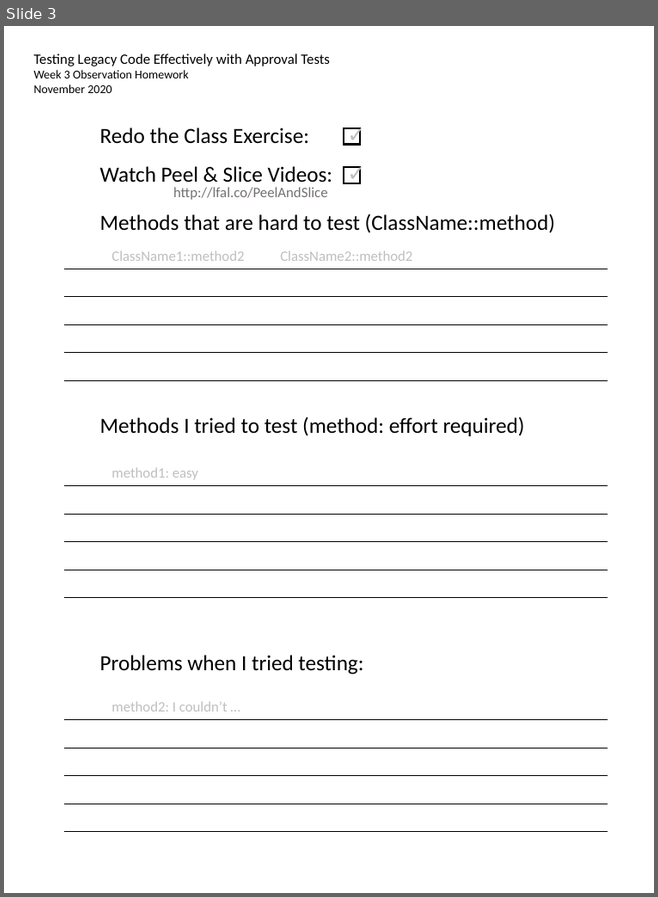
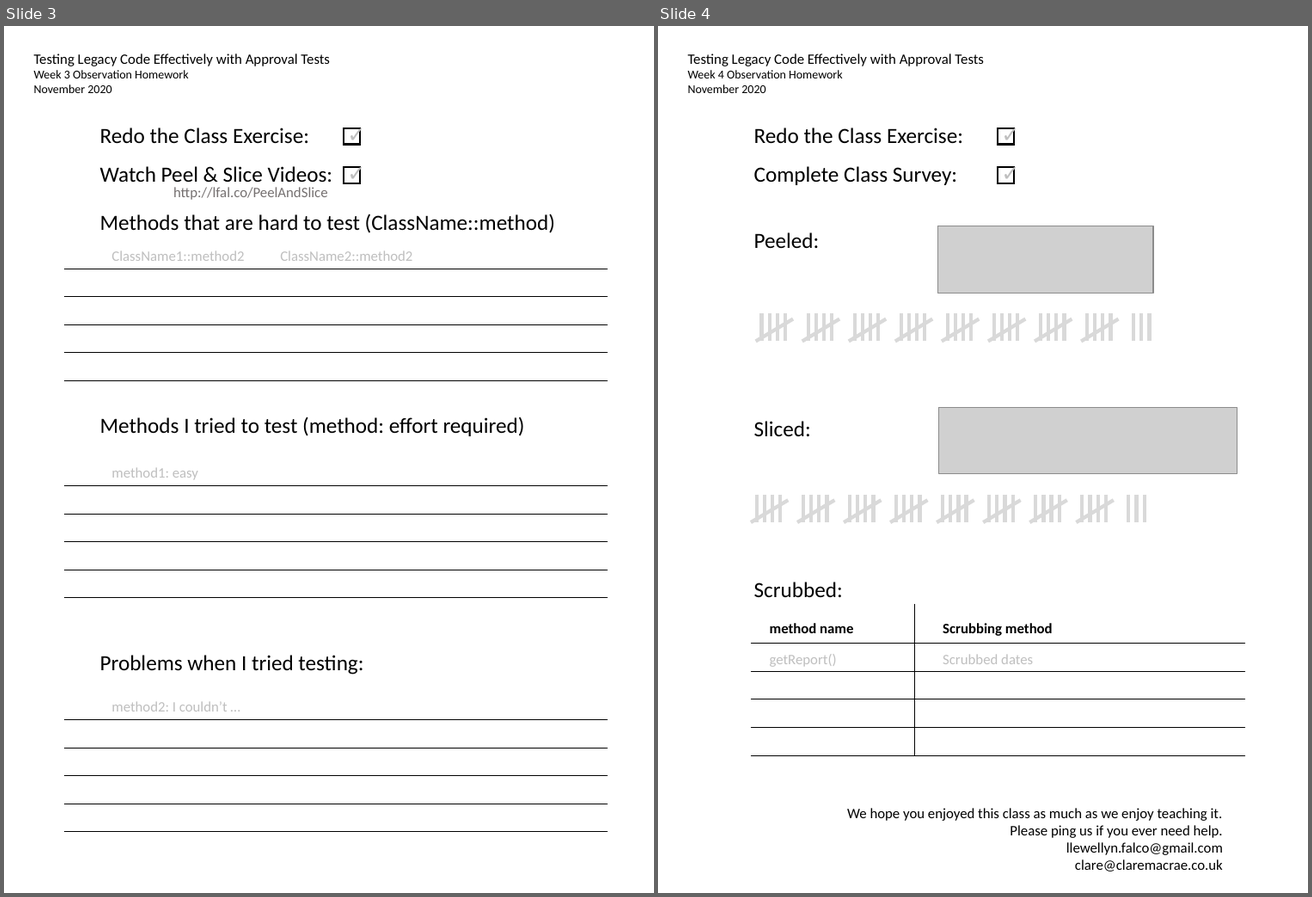
Before and after one commit to LearnWithLlew/TestingLegacyCodeCourse.slides, a slide deck: Homework Printouts.pptx. Shown side by side, each under a label of ours: slide 3 before the commit, slides 3 and 4 after it. The pictures are 658x897 and 1312x897 pixels, drawn with LibreOffice and Linux fonts; fonts in the diff are those of the drawing; grey boxes stand for pictures. Boxes give left, top, right and bottom in pixels: in the first picture for what was removed or moved away, otherwise in the second. Text is boxed around its words. In the diff, an @@ line names an element or a change of style, - is before the commit and + after.

Commit message:
Update week 4 homework

```diff
--- a/Homework Printouts.pptx
+++ b/Homework Printouts.pptx
@@ slide 4 added at (658,26,1308,893), background #FFFFFF @@
@@ text added at (688,54,984,93), 12 pt, text #000000 @@
+Testing Legacy Code Effectively with Approval Tests
+Week 4 Observation Homework
+November 2020
@@ text added at (754,127,963,144), 18 pt, text #000000 @@
+Redo the Class Exercise:
@@ text added at (993,116,1040,151), 18 pt, text #BFBFBF @@
+✓
@@ rectangle added at (998,128,1014,145), outline #000000 1.5 pt @@
@@ text added at (754,166,957,185), 18 pt, text #000000 @@
+Complete Class Survey:
@@ text added at (993,155,1040,190), 18 pt, text #BFBFBF @@
+✓
@@ rectangle added at (998,167,1014,183), outline #000000 1.5 pt @@
@@ picture added at (938,226,1154,293) @@
@@ text added at (754,232,820,248), 18 pt, text #000000 @@
+Peeled:
@@ group added at (756,313,1150,342): 43 lines @@
@@ picture added at (939,408,1237,473) @@
@@ text added at (754,421,811,436), 18 pt, text #000000 @@
+Sliced:
@@ group added at (751,494,1144,523): 43 lines @@
@@ text added at (754,582,843,597), 18 pt, text #000000 @@
+Scrubbed:
@@ line added from (914, 603) to (914, 755), #000000 0.5 pt @@
@@ group added at (751,623,1245,755): 5 lines, 2 texts @@
+getReport() Scrubbed dates
+method name Scrubbing method
@@ text added at (847,808,1223,871), 12 pt, text #000000 @@
+We hope you enjoyed this class as much as we enjoy teaching it.
+Please ping us if you ever need help.
+llewellyn.falco@gmail.com
+clare@claremacrae.co.uk
```
Also in this commit, not shown: 1 slide removed.
